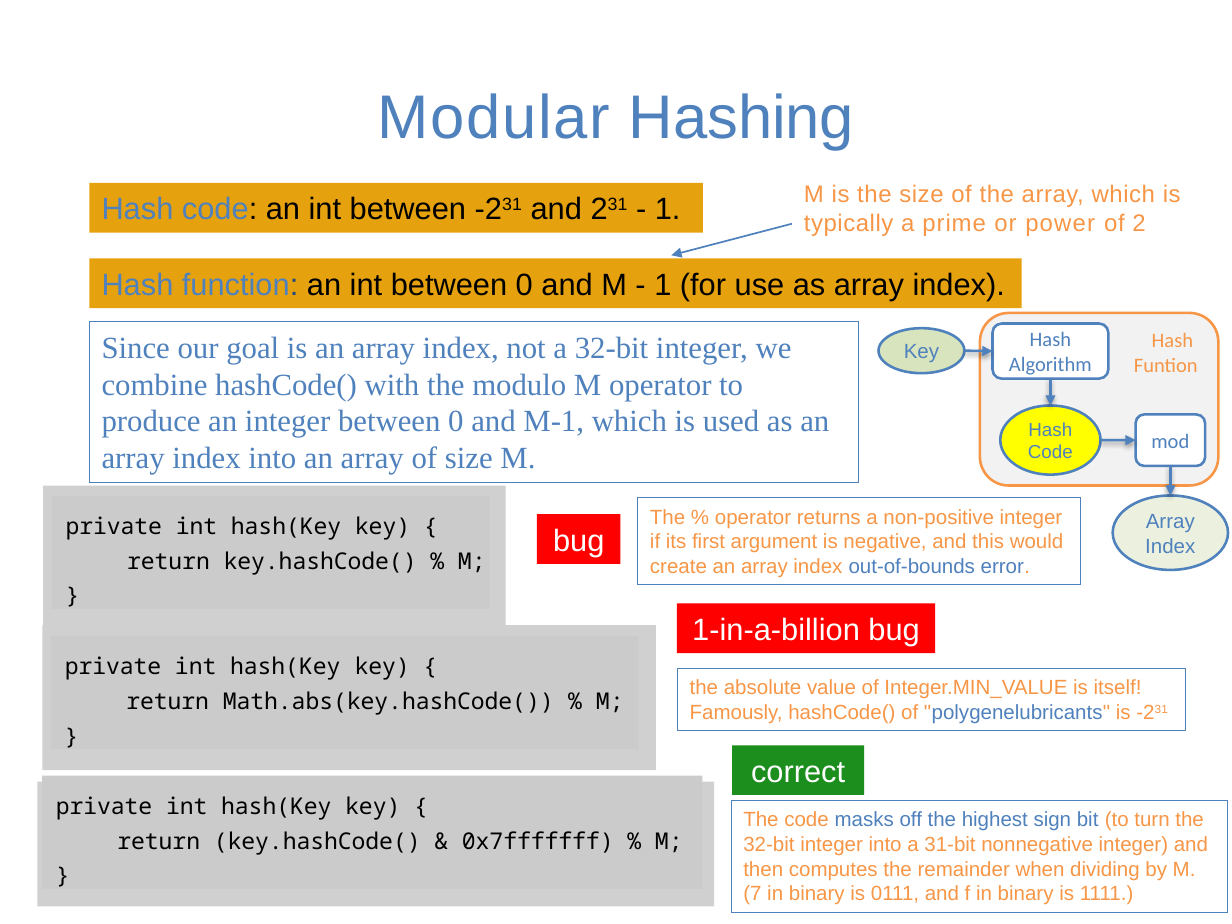
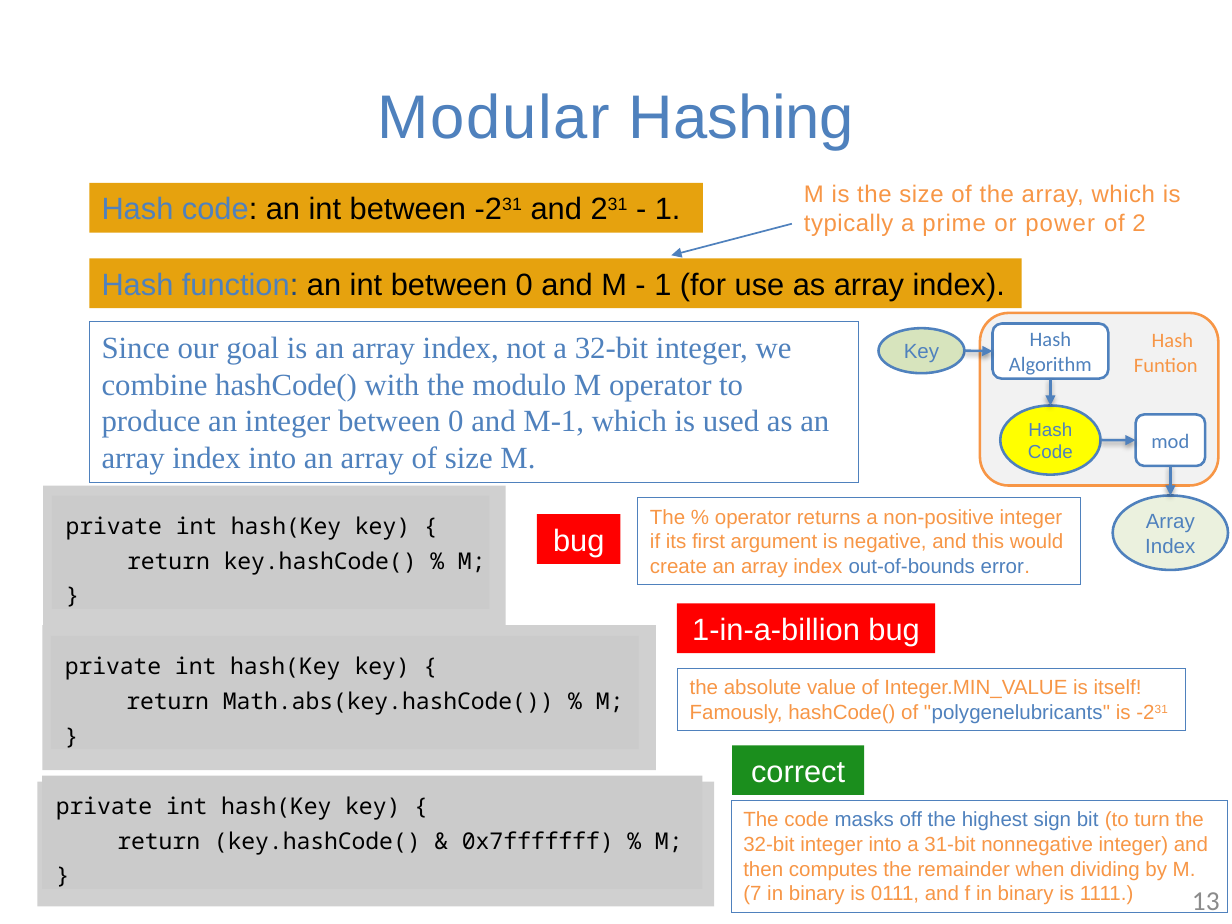
Before and after one commit to guhofstra/CSC111Fa25, a slide deck: slide 13 of PPTs/Lecture 7-hash table.pptx. Drawn at 1232x924 pixels with LibreOffice and Linux fonts; fonts in the diff are those of the drawing; grey boxes stand for pictures. Boxes give left, top, right and bottom in pixels: in the first picture for what was removed or moved away, otherwise in the second. Text is boxed around its words. In the diff, an @@ line names an element or a change of style, - is before the commit and + after.

```diff
--- a/PPTs/Lecture 7-hash table.pptx
+++ b/PPTs/Lecture 7-hash table.pptx
@@ page number added at (x1=1192, y1=892, x2=1220, y2=913), 16 pt, text #8C8C8C @@
+13
```
Also in this commit, not shown: 20 other slides changed, 6 slides added, 1 slide removed, 4 other files.
